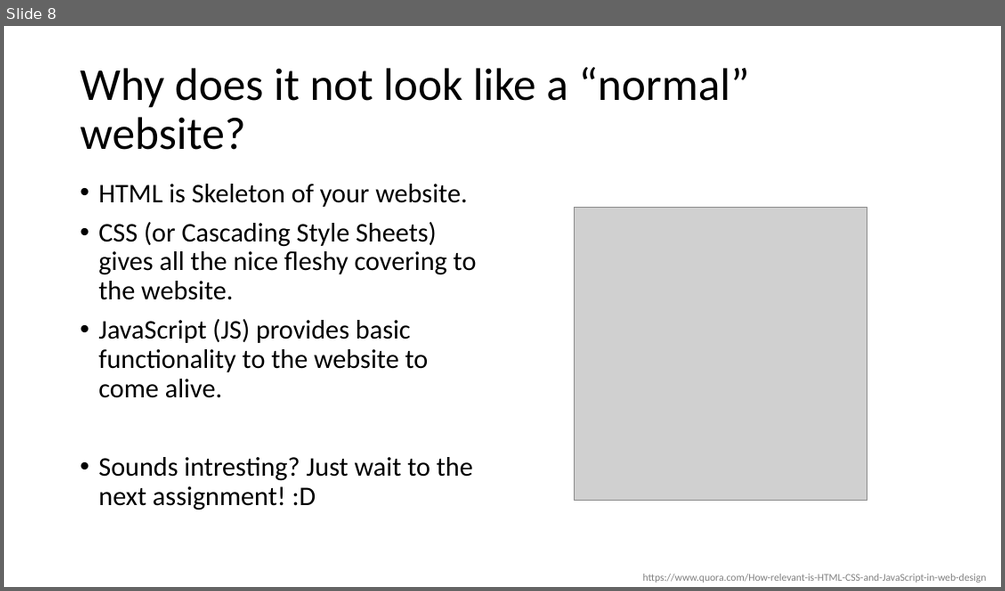
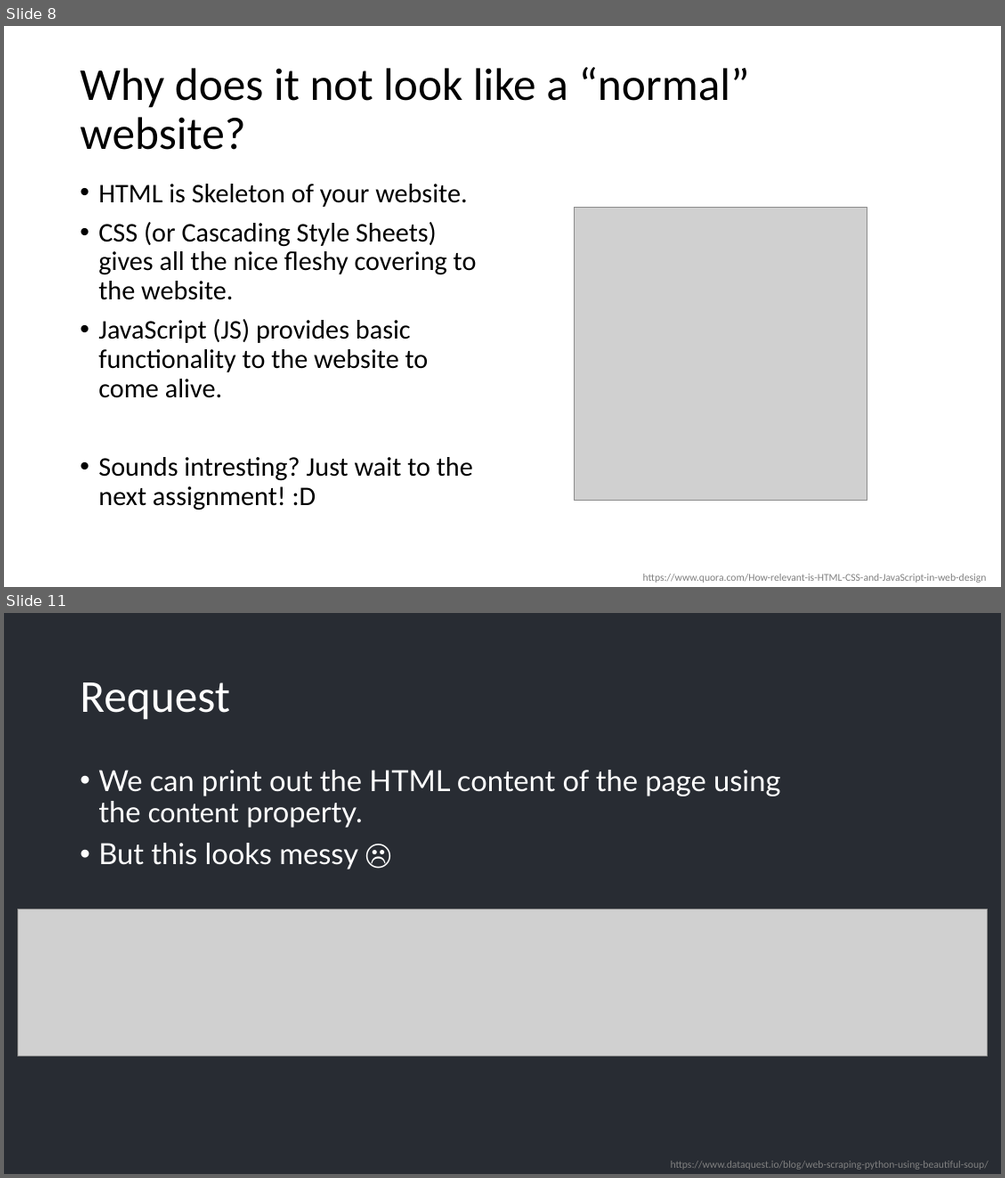
Before and after one commit to fmwestby/IN3110_Group_Sessions, a slide deck: 06_webScrapping/beautifulSoup.pptx. Shown one above the other, each under a label of ours: slide 8 before the commit, slides 8 and 11 after it; the slides between them are not shown. The pictures are 1005x591 and 1005x1178 pixels, drawn with LibreOffice and Linux fonts; fonts in the diff are those of the drawing; grey boxes stand for pictures. Boxes give left, top, right and bottom in pixels: in the first picture for what was removed or moved away, otherwise in the second. Text is boxed around its words. In the diff, an @@ line names an element or a change of style, - is before the commit and + after.

```diff
--- a/06_webScrapping/beautifulSoup.pptx
+++ b/06_webScrapping/beautifulSoup.pptx
@@ slide 11 added at bbox=[4, 613, 1001, 1174], background #282C33 @@
@@ title added at bbox=[80, 682, 230, 720], 44 pt, text #FFFFFF @@
+Request
@@ text added at bbox=[98, 770, 780, 869], 28 pt, text #FFFFFF @@
+• We can print out the HTML content of the page using the content property.
+• But this looks messy ☹
@@ picture added at bbox=[18, 909, 987, 1055] @@
@@ text added at bbox=[671, 1160, 988, 1169], 10 pt, text #808080 @@
+https://www.dataquest.io/blog/web-scraping-python-using-beautiful-soup/
```
Also in this commit, not shown: 6 slides changed, 5 other slides added, 3 other files.
